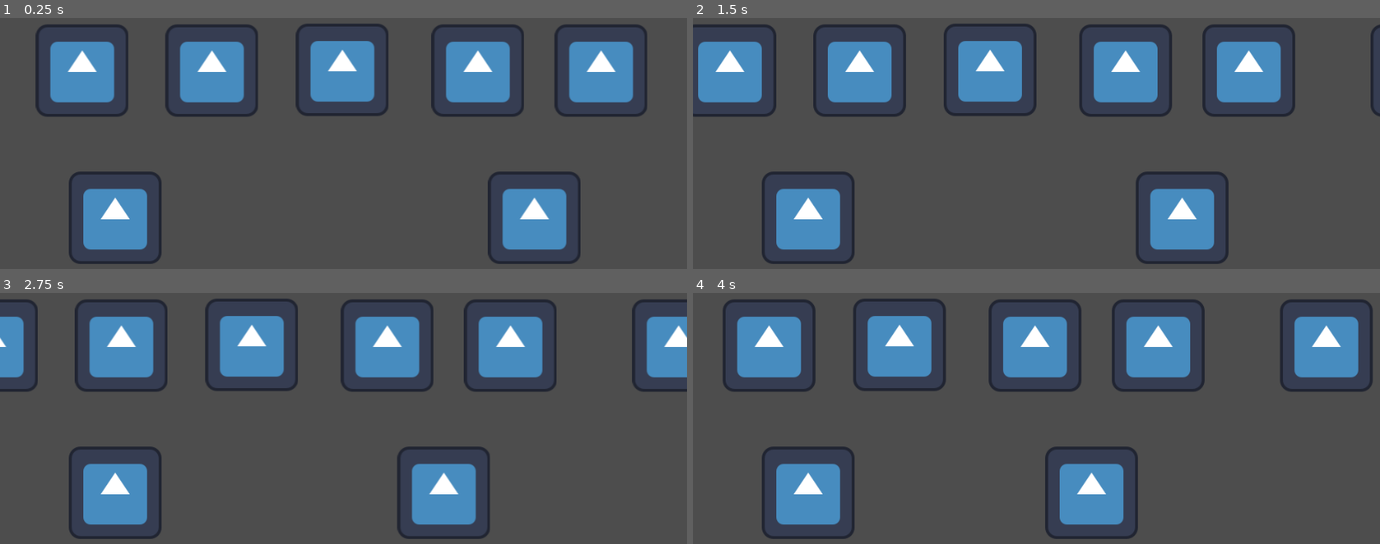
Above: before the commit, frames 1-4 (two rows, left to right).
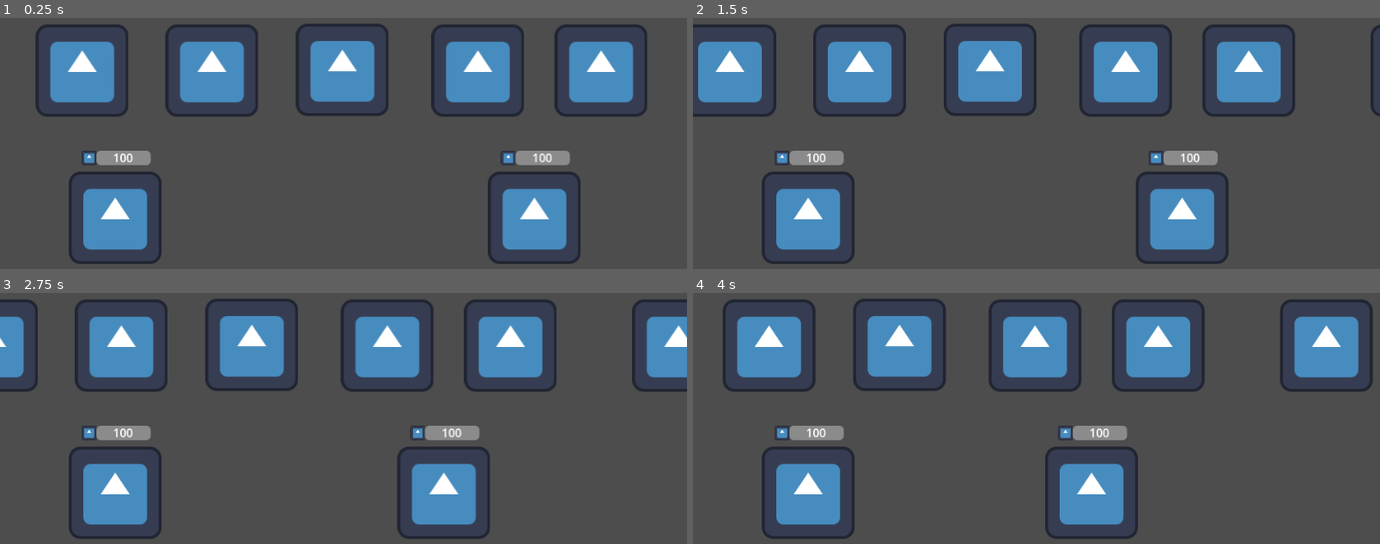
Above: after the commit, the same moments.

Repository: DazyLude/LD58
Game: Godot game, scene res://scenes/level.tscn
Two runs of this game, one before a commit and one after it. Both use one fixed random seed, a clock stepped at 60 frames per second and the inputs below. The project has no main scene, so this scene is started directly. The engine's default icon, where the game draws it, is replaced by a stand-in: a white triangle on a blue panel in a dark square.
Inputs (mouse positions are in pixels of both pictures, inside the frame that each line leads up to):
- Up to frame 1 (0.25 s): no input
- Up to frame 2 (1.5 s): move the mouse to (1187, 80) at 0.52 s; click (1187, 80) at 0.67 s; move the mouse to (899, 118) at 1.27 s; click (899, 118) at 1.42 s
- Up to frame 3 (2.75 s): move the mouse to (outside the picture) at 2.02 s; click (outside the picture) at 2.17 s
- Up to frame 4 (4 s): move the mouse to (1002, 451) at 2.77 s; click (1002, 451) at 2.92 s; move the mouse to (1242, 433) at 3.52 s; click (1242, 433) at 3.67 s

The runs differ from the first frame. In frame 1, 1.1% of the frame differs, in the area x 11-83%, y 52-59%; in frame 2, 1.1%; in frame 3, 1.1%; in frame 4, 1.1%, in the area x 11-64%, y 52-59%.

Commit message:
hp bar and items db

Diff:
--- /dev/null
+++ b/data/items_db.gd
@@ -0,0 +1,16 @@
+extends Node
+class_name ItemsDBClass
+
+const ROOT := "res://scenes/items/";
+var items : Dictionary[String, PackedScene] = {}
+
+
+func _init() -> void:
+	for file in DirAccess.get_files_at(ROOT):
+		var path = ROOT.path_join(file);
+		if ResourceLoader.exists(path):
+			var resource := load(path);
+			if resource is PackedScene:
+				var instance = resource.instantiate();
+				if instance is Item:
+					items[instance.item_name] = resource;
--- a/project.godot
+++ b/project.godot
@@ -16,7 +16,8 @@
 
 [autoload]
 
-Gamestate="*res://scripts/gamestate.gd"
+GameState="*res://scripts/gamestate.gd"
+ItemsDB="*res://data/items_db.gd"
 
 [display]
 
--- a/scenes/character.gd
+++ b/scenes/character.gd
@@ -14,11 +14,14 @@
 
 @onready
 var hitbox : Area2D = $Area2D;
+@onready
+var hp_display : HPDisplay = $HpBar
 
 
 func _ready() -> void:
 	$Area2D.area_entered.connect(encounter.emit);
 	stats.slain.connect(on_death);
+	hp_display.connect_character(self);
 
 
 func on_death() -> void:
--- a/scenes/character.tscn
+++ b/scenes/character.tscn
@@ -1,7 +1,8 @@
-[gd_scene load_steps=4 format=3 uid="uid://drjxpxrv6kdiu"]
+[gd_scene load_steps=5 format=3 uid="uid://drjxpxrv6kdiu"]
 
 [ext_resource type="Script" uid="uid://818yldvhwid3" path="res://scenes/character.gd" id="1_agfs1"]
 [ext_resource type="Texture2D" uid="uid://cl2tp88f12d6f" path="res://icon.svg" id="2_rkhd4"]
+[ext_resource type="PackedScene" uid="uid://b0suseb3f8m0j" path="res://scenes/hp_bar.tscn" id="3_lrhn5"]
 
 [sub_resource type="CircleShape2D" id="CircleShape2D_lrhn5"]
 radius = 150.0
@@ -16,3 +17,6 @@
 
 [node name="CollisionShape2D" type="CollisionShape2D" parent="Area2D"]
 shape = SubResource("CircleShape2D_lrhn5")
+
+[node name="HpBar" parent="." instance=ExtResource("3_lrhn5")]
+position = Vector2(-26, -93)
--- /dev/null
+++ b/scenes/hp_bar.gd
@@ -0,0 +1,17 @@
+extends Node2D
+class_name HPDisplay
+
+
+var tracking_stats : CharacterStats;
+
+
+func connect_character(character: Character) -> void:
+	tracking_stats = character.stats;
+	$ProgressBar.min_value = 0.0;
+	$ProgressBar.max_value = tracking_stats.max_hp;
+
+
+func _process(_delta: float) -> void:
+	if tracking_stats != null:
+		$ProgressBar.value = tracking_stats.hp;
+		$Label.text = "%d" % tracking_stats.hp;
--- /dev/null
+++ b/scenes/hp_bar.tscn
@@ -0,0 +1,30 @@
+[gd_scene load_steps=3 format=3 uid="uid://b0suseb3f8m0j"]
+
+[ext_resource type="Script" uid="uid://d3ymrmlgjq2mo" path="res://scenes/hp_bar.gd" id="1_e8frx"]
+[ext_resource type="Texture2D" uid="uid://cl2tp88f12d6f" path="res://icon.svg" id="2_l6ww1"]
+
+[node name="HpBar" type="Node2D"]
+script = ExtResource("1_e8frx")
+
+[node name="ProgressBar" type="ProgressBar" parent="."]
+custom_minimum_size = Vector2(75, 20)
+offset_right = 50.0
+offset_bottom = 10.0
+step = 1.0
+value = 100.0
+rounded = true
+show_percentage = false
+
+[node name="TextureRect" type="TextureRect" parent="."]
+offset_left = -20.0
+offset_bottom = 20.0
+texture = ExtResource("2_l6ww1")
+expand_mode = 1
+stretch_mode = 5
+
+[node name="Label" type="Label" parent="."]
+offset_top = -2.0
+offset_right = 75.0
+offset_bottom = 21.0
+text = "100"
+horizontal_alignment = 1
--- a/scenes/item.tscn
+++ b/scenes/items/_item.tscn
@@ -1,16 +1,16 @@
-[gd_scene load_steps=4 format=3 uid="uid://cxj0dhhek2kbt"]
+[gd_scene load_steps=4 format=3 uid="uid://bmixmafsgx4e8"]
 
-[ext_resource type="Script" uid="uid://c4xopqmvvquvc" path="res://scenes/item.gd" id="1_4gq7n"]
-[ext_resource type="Texture2D" uid="uid://cl2tp88f12d6f" path="res://icon.svg" id="2_s8enn"]
+[ext_resource type="Script" uid="uid://c4xopqmvvquvc" path="res://scenes/items/item.gd" id="1_cd22l"]
+[ext_resource type="Texture2D" uid="uid://cl2tp88f12d6f" path="res://icon.svg" id="2_hj850"]
 
 [sub_resource type="RectangleShape2D" id="RectangleShape2D_4gq7n"]
 size = Vector2(100, 100)
 
 [node name="Item" type="Node2D"]
-script = ExtResource("1_4gq7n")
+script = ExtResource("1_cd22l")
 
 [node name="Sprite2D" type="Sprite2D" parent="."]
-texture = ExtResource("2_s8enn")
+texture = ExtResource("2_hj850")
 
 [node name="Area2D" type="Area2D" parent="."]
 
--- /dev/null
+++ b/scenes/items/concrete_item.tscn
@@ -0,0 +1,19 @@
+[gd_scene load_steps=4 format=3 uid="uid://dpl40u03el8bv"]
+
+[ext_resource type="Script" uid="uid://c4xopqmvvquvc" path="res://scenes/items/item.gd" id="1_ef6rn"]
+[ext_resource type="Texture2D" uid="uid://cl2tp88f12d6f" path="res://icon.svg" id="2_36ml2"]
+
+[sub_resource type="RectangleShape2D" id="RectangleShape2D_4gq7n"]
+size = Vector2(100, 100)
+
+[node name="Item" type="Node2D"]
+script = ExtResource("1_ef6rn")
+item_name = "concrete item"
+
+[node name="Sprite2D" type="Sprite2D" parent="."]
+texture = ExtResource("2_36ml2")
+
+[node name="Area2D" type="Area2D" parent="."]
+
+[node name="CollisionShape2D" type="CollisionShape2D" parent="Area2D"]
+shape = SubResource("RectangleShape2D_4gq7n")
--- a/scenes/item.gd
+++ b/scenes/items/item.gd
@@ -8,6 +8,9 @@
 
 var hovered : bool = false;
 var held : bool = false;
+
+
+@export var item_name : String = "placeholder item";
 
 
 func _ready() -> void:
--- a/scenes/level.gd
+++ b/scenes/level.gd
@@ -5,7 +5,7 @@
 const RUN_SPEED := 50.0;
 
 var character_pckd : PackedScene = preload("res://scenes/character.tscn");
-var item_pckd : PackedScene = preload("res://scenes/item.tscn");
+var item_pckd : PackedScene = preload("res://scenes/items/concrete_item.tscn");
 
 @onready
 var player_root : Node2D = $Player;
@@ -58,6 +58,7 @@
 
 
 func on_item_picked(_event_position: Vector2, item_node: Item) -> void:
+	GameState.inventory.add_item(item_node);
 	item_node.hide();
 
 
--- a/scripts/gamestate.gd
+++ b/scripts/gamestate.gd
@@ -1,2 +1,5 @@
 extends Node
 class_name GameStateClass
+
+
+var inventory := InventoryManager.new();
--- a/scripts/inventory.gd
+++ b/scripts/inventory.gd
@@ -1,2 +1,15 @@
 extends RefCounted
 class_name InventoryManager
+
+
+var contents : Dictionary[String, int] = {};
+
+
+func add_item(item: Item) -> void:
+	contents[item.item_name] = contents.get_or_add(item.item_name, 0) + 1;
+
+
+func remove_item(item: Item) -> void:
+	contents[item.item_name] = contents.get_or_add(item.item_name, 0) - 1;
+	if contents[item.item_name] <= 0:
+		contents.erase(item.item_name);
Not shown, added: data/items_db.gd.uid
Not shown, added: scenes/hp_bar.gd.uid
Renamed: scenes/item.gd.uid -> scenes/items/item.gd.uid
